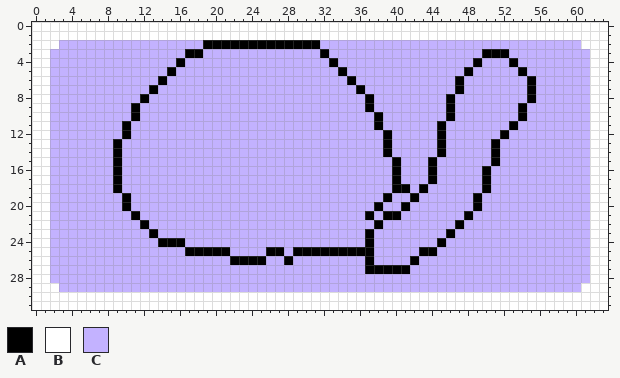
Two states of a pixel-art file, Turtle.aseprite. That is the earlier state.
64x32 pixels, 1 frame.
Visible layers, top first: "Drawing", "ActualBackground", "WhiteBackground".
Palette (. is transparent): A #000000  B #ffffff  C #c3b2ff
Pixels before, first column x 0:
 0 BBBBBBBBBBBBBBBBBBBBBBBBBBBBBBBBBBBBBBBBBBBBBBBBBBBBBBBBBBBBBBBB
 1 BBBBBBBBBBBBBBBBBBBBBBBBBBBBBBBBBBBBBBBBBBBBBBBBBBBBBBBBBBBBBBBB
 2 BBBCCCCCCCCCCCCCCCCAAAAAAAAAAAAACCCCCCCCCCCCCCCCCCCCCCCCCCCCCBBB
 3 BBCCCCCCCCCCCCCCCAACCCCCCCCCCCCCACCCCCCCCCCCCCCCCCAAACCCCCCCCCBB
 4 BBCCCCCCCCCCCCCCACCCCCCCCCCCCCCCCACCCCCCCCCCCCCCCACCCACCCCCCCCBB
 5 BBCCCCCCCCCCCCCACCCCCCCCCCCCCCCCCCACCCCCCCCCCCCCACCCCCACCCCCCCBB
 6 BBCCCCCCCCCCCCACCCCCCCCCCCCCCCCCCCCACCCCCCCCCCCACCCCCCCACCCCCCBB
 7 BBCCCCCCCCCCCACCCCCCCCCCCCCCCCCCCCCCACCCCCCCCCCACCCCCCCACCCCCCBB
 8 BBCCCCCCCCCCACCCCCCCCCCCCCCCCCCCCCCCCACCCCCCCCACCCCCCCCACCCCCCBB
 9 BBCCCCCCCCCACCCCCCCCCCCCCCCCCCCCCCCCCACCCCCCCCACCCCCCCACCCCCCCBB
10 BBCCCCCCCCCACCCCCCCCCCCCCCCCCCCCCCCCCCACCCCCCCACCCCCCCACCCCCCCBB
11 BBCCCCCCCCACCCCCCCCCCCCCCCCCCCCCCCCCCCACCCCCCACCCCCCCACCCCCCCCBB
12 BBCCCCCCCCACCCCCCCCCCCCCCCCCCCCCCCCCCCCACCCCCACCCCCCACCCCCCCCCBB
13 BBCCCCCCCACCCCCCCCCCCCCCCCCCCCCCCCCCCCCACCCCCACCCCCACCCCCCCCCCBB
14 BBCCCCCCCACCCCCCCCCCCCCCCCCCCCCCCCCCCCCACCCCCACCCCCACCCCCCCCCCBB
15 BBCCCCCCCACCCCCCCCCCCCCCCCCCCCCCCCCCCCCCACCCACCCCCCACCCCCCCCCCBB
16 BBCCCCCCCACCCCCCCCCCCCCCCCCCCCCCCCCCCCCCACCCACCCCCACCCCCCCCCCCBB
17 BBCCCCCCCACCCCCCCCCCCCCCCCCCCCCCCCCCCCCCACCCACCCCCACCCCCCCCCCCBB
18 BBCCCCCCCACCCCCCCCCCCCCCCCCCCCCCCCCCCCCCAACACCCCCCACCCCCCCCCCCBB
19 BBCCCCCCCCACCCCCCCCCCCCCCCCCCCCCCCCCCCCACCACCCCCCACCCCCCCCCCCCBB
20 BBCCCCCCCCACCCCCCCCCCCCCCCCCCCCCCCCCCCACCACCCCCCCACCCCCCCCCCCCBB
21 BBCCCCCCCCCACCCCCCCCCCCCCCCCCCCCCCCCCACAACCCCCCCACCCCCCCCCCCCCBB
22 BBCCCCCCCCCCACCCCCCCCCCCCCCCCCCCCCCCCCACCCCCCCCACCCCCCCCCCCCCCBB
23 BBCCCCCCCCCCCACCCCCCCCCCCCCCCCCCCCCCCACCCCCCCCACCCCCCCCCCCCCCCBB
24 BBCCCCCCCCCCCCAAACCCCCCCCCCCCCCCCCCCCACCCCCCCACCCCCCCCCCCCCCCCBB
25 BBCCCCCCCCCCCCCCCAAAAACCCCAACAAAAAAAAACCCCCAACCCCCCCCCCCCCCCCCBB
26 BBCCCCCCCCCCCCCCCCCCCCAAAACCACCCCCCCCACCCCACCCCCCCCCCCCCCCCCCCBB
27 BBCCCCCCCCCCCCCCCCCCCCCCCCCCCCCCCCCCCAAAAACCCCCCCCCCCCCCCCCCCCBB
28 BBCCCCCCCCCCCCCCCCCCCCCCCCCCCCCCCCCCCCCCCCCCCCCCCCCCCCCCCCCCCCBB
29 BBBCCCCCCCCCCCCCCCCCCCCCCCCCCCCCCCCCCCCCCCCCCCCCCCCCCCCCCCCCCBBB
30 BBBBBBBBBBBBBBBBBBBBBBBBBBBBBBBBBBBBBBBBBBBBBBBBBBBBBBBBBBBBBBBB
31 BBBBBBBBBBBBBBBBBBBBBBBBBBBBBBBBBBBBBBBBBBBBBBBBBBBBBBBBBBBBBBBB
After the commit:
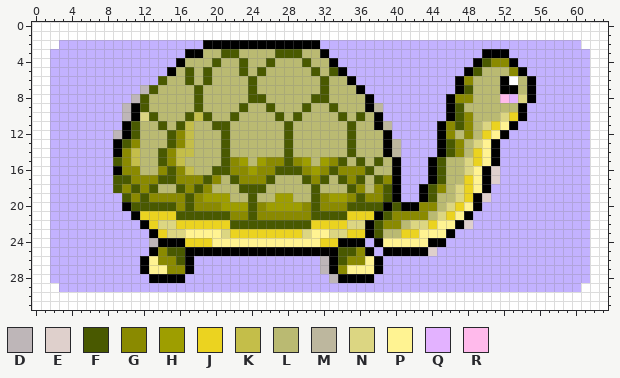
Colours new in this view: D #beb6b8  E #dfd0cc  F #495900  G #8a8a00  H #9e9e00  J #ebd320  K #c4be49  L #baba72  M #bdb79e  N #dcd682  P #fff392  Q #e3b2ff  R #ffbaeb
Changes in this commit:
Changed rows in their new state; - is an unchanged pixel.
Layer "Drawing":
first column x 9:
 3 ----------LLFFLLLLFFFLL-----------------------
 4 --------LLLFLLFLLFLLLFLL-----------------FGG--
 5 -------LFLFLLLFLFLLLLLFLF---------------FLLLG-
 6 -----FLLFLFLLLLFLLLLLLLFLL-------------GLLLABL
 7 ---DFLLLLFLLLLLFLLLLLLLFLLL------------FLLLAAL
 8 --DFLLLLLFLLLLLFFLLLLLFFLLLL----------GGLLLRQN
 9 -D-FLLLLLFLLLLFLLFLLLFLLFLLL-M--------FLLLLLL-
10 -D-NFLLLFKFLLFLLLLFLFLLLLFLFL---------FGLLLNJ-
11 --FLLFLFKLLFFLLLLLLFLLLLLLFLL-M------GFGLNJP--
12 D-FLLLFGKLLLFLLLLLLFLLLLLLFLLL-------GLGLJP---
13 -FGLLLFGKLLLFLLLLLLFLLLLLLFLLL-M-----FGLNP----
14 -GKLLFGKKLLLFLLLLLLFLLLLLLFLLL-M-----FGLJP----
15 FGKLLFGKLLLLFGHLHGGFGHLHGFLFLFL-----FLLNJP----
16 -GGLLGFGKLLFFGGHGGFFFGHGFGGGFLL-----FLLNP-E---
17 FFGGGFFGGGFGLFGGGFLLLFGFLFGFLFG-----FLLJP-E---
18 FGFGFLLFGFGLLLFFFLLLLLFLLLFGLGF-C--FGLNJP-----
19 -FGFGGGGFGHHHLLFLLHHLLFGHHGFGGFA-CAFLLNJ-E----
20 --FFFFFGFGGGHHHFGHHHHGFGGGFFFFAF-AGGLNJP------
21 ---JJJJFFFFFFGGFGGGGGGFFFFJJJAFGGGGLNJP-------
22 ----JNNJJJJJJFFFFFFFFFJJJJNNAFGGLNNJPP-E------
23 -----JNNPPPPNJJJJJJJJNPPNNJJ-FLLJJPPP---------
24 ----D---JJJPPPPPPPPPPPPJJAAACAPPPPPA----------
25 ----AGFF-----AAAA--A-----FFG--AAAA-E----------
26 ---APGGFA----CCCC--C---DAFGGPA---C------------
27 ---APPGGA--------------DAGPPP-CCC-------------
28 ----AAAA----------------DAAAA-----------------
Pixel boxes of the changes (left, top, right, bottom) in both pictures:
changed: (113, 49, 527, 283)
